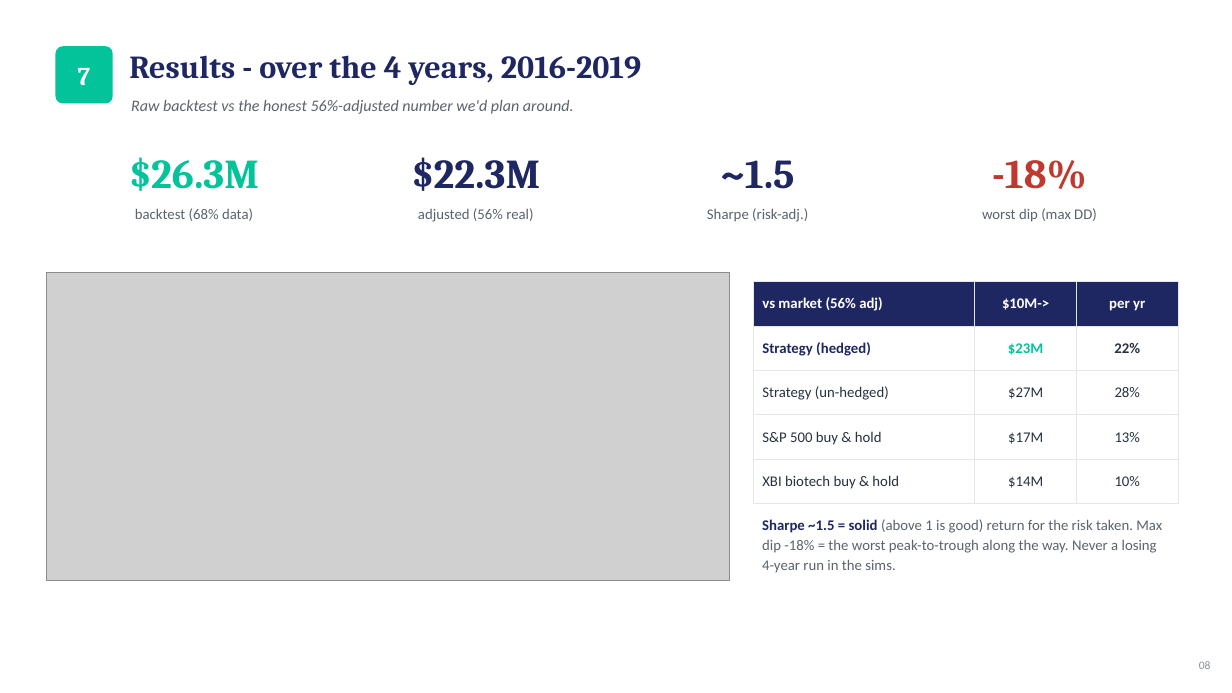
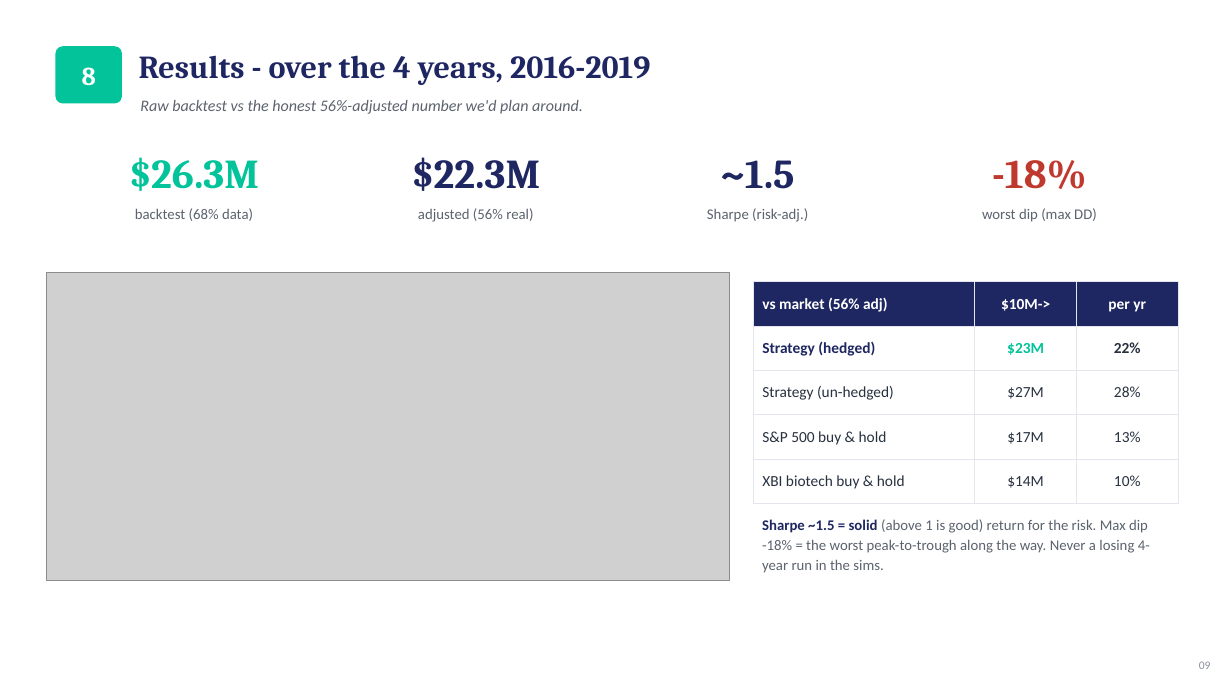
Before and after one commit to zenotheboi/hedgefund-analysis, a slide deck: slide 9 of reports/Biotech_Catalyst_Strategy_Deck.pptx (slide 8 before the commit). Drawn at 1232x693 pixels with LibreOffice and Linux fonts; fonts in the diff are those of the drawing; grey boxes stand for pictures. Boxes give left, top, right and bottom in pixels: in the first picture for what was removed or moved away, otherwise in the second. Text is boxed around its words. In the diff, an @@ line names an element or a change of style, - is before the commit and + after.

Commit message:
Deck: restore short-leg proof to main flow, add appendix (OAT/hedge/56-fan), auto-numbering
- 'Why we drop the short' leg-split table back in the MAIN deck (was cut)
- Appendix: A1 one-at-a-time sensitivity (borrow rate dominates, 56%),
  A2 hedge methodology + beta, A3 the 68->56 fan chart
- Refactor to auto-incrementing section/page numbers so inserts don't renumber
- 20 slides (16 main + divider + 3 appendix)

```diff
--- a/reports/Biotech_Catalyst_Strategy_Deck.pptx
+++ b/reports/Biotech_Catalyst_Strategy_Deck.pptx
@@ rounded rectangle "8": place and size @@
-rounded rectangle "8" at <box>55,46,113,104</box>
+rounded rectangle "8" at <box>55,46,122,104</box>
@@ text "Results - over the 4 ...": place and size @@
-text "Results - over the 4 ..." at <box>129,55,641,85</box>
+text "Results - over the 4 ..." at <box>139,55,650,85</box>
@@ text in rounded rectangle at <box>82,67,96,86</box>: text changed @@
-7
+8
@@ text "Raw backtest vs the honest ...": place and size @@
-text "Raw backtest vs the honest ..." at <box>131,100,574,114</box>
+text "Raw backtest vs the honest ..." at <box>140,100,583,114</box>
@@ table at <box>753,282,1178,493</box> @@
@@ size 11.5 to 12 pt @@
@@ text at <box>762,519,1150,573</box>: text changed @@
-Sharpe ~1.5 = solid (above 1 is good) return for the risk taken. Max dip -18% = the worst peak-to-trough along the way. Never a losing 4-year run in the sims.
+Sharpe ~1.5 = solid (above 1 is good) return for the risk. Max dip -18% = the worst peak-to-trough along the way. Never a losing 4-year run in the sims.
```
Also in this commit, not shown: 13 other slides changed, 5 slides added, 3 other files.
